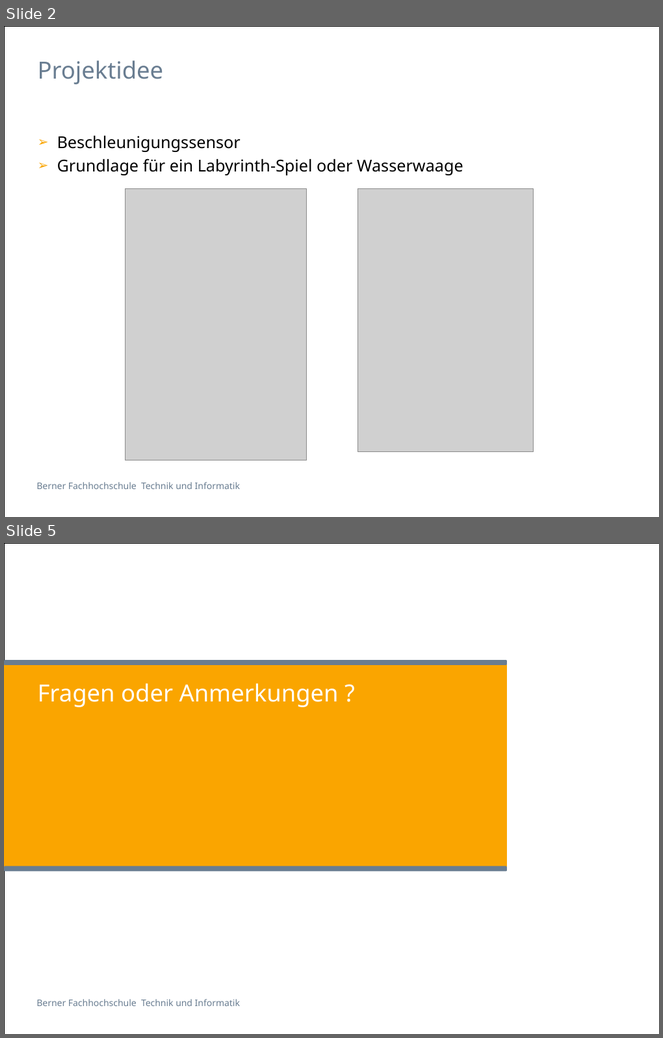
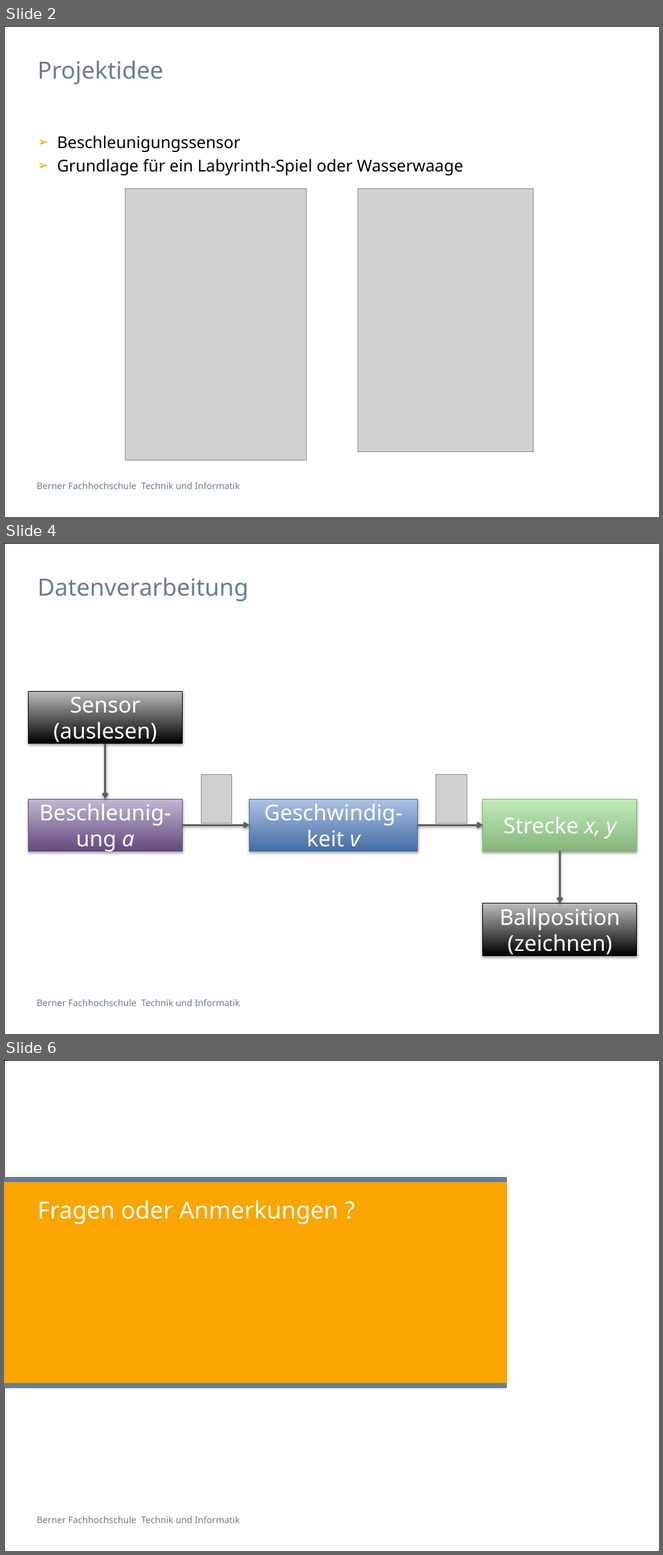
Before and after one commit to stocyr/ShakyTable, a slide deck: ShakyTable.pptx. Shown one above the other, each under a label of ours: slides 2 and 5 before the commit, slides 2, 4 and 6 after it; the slides between them are not shown. The pictures are 663x1038 and 663x1555 pixels, drawn with LibreOffice and Linux fonts; fonts in the diff are those of the drawing; grey boxes stand for pictures; background and template pictures are left out. Boxes give left, top, right and bottom in pixels: in the first picture for what was removed or moved away, otherwise in the second. Text is boxed around its words. In the diff, an @@ line names an element or a change of style, - is before the commit and + after.

```diff
--- a/ShakyTable.pptx
+++ b/ShakyTable.pptx
@@ slide 4 added at [4,543,659,1034], background #FFFFFF; not listed: 2 template elements that a slide beside it also shows @@
@@ title added at [38,577,249,601], 26 pt, text #697D91 @@
+Datenverarbeitung
@@ rectangle added at [28,691,182,743], fill gradient #000000 to #BDBDBD, outline #000000 0.75 pt, 24 pt, text #FFFFFF @@
+Sensor (auslesen)
@@ arrow added from (105, 743) to (105, 799), #556455 2 pt @@
@@ picture added at [201,774,232,823] @@
@@ picture added at [436,774,467,823] @@
@@ rectangle added at [28,799,182,852], fill gradient #644A7E to #C5B8D5, outline #624D76 0.75 pt, 24 pt, text #FFFFFF @@
+Beschleunig-ung a
@@ rectangle added at [250,799,418,852], fill gradient #466CA1 to #ADC2E8, outline #4D6B94 0.75 pt, 24 pt, text #FFFFFF @@
+Geschwindig-keit v
@@ rectangle added at [483,799,637,852], fill gradient #88B67B to #C5EEBB, outline #88AC7E 0.75 pt, 24 pt, text #FFFFFF @@
+Strecke x, y
@@ arrow added from (182, 825) to (250, 825), #556455 2 pt @@
@@ arrow added from (417, 825) to (483, 825), #556455 2 pt @@
@@ arrow added from (560, 852) to (560, 903), #556455 2 pt @@
@@ rectangle added at [483,903,637,956], fill gradient #000000 to #BDBDBD, outline #000000 0.75 pt, 24 pt, text #FFFFFF @@
+Ballposition (zeichnen)
@@ what was slide 5 is now slide 6 @@
```
Also in this commit, not shown: 2 slides changed, 5 other files.
